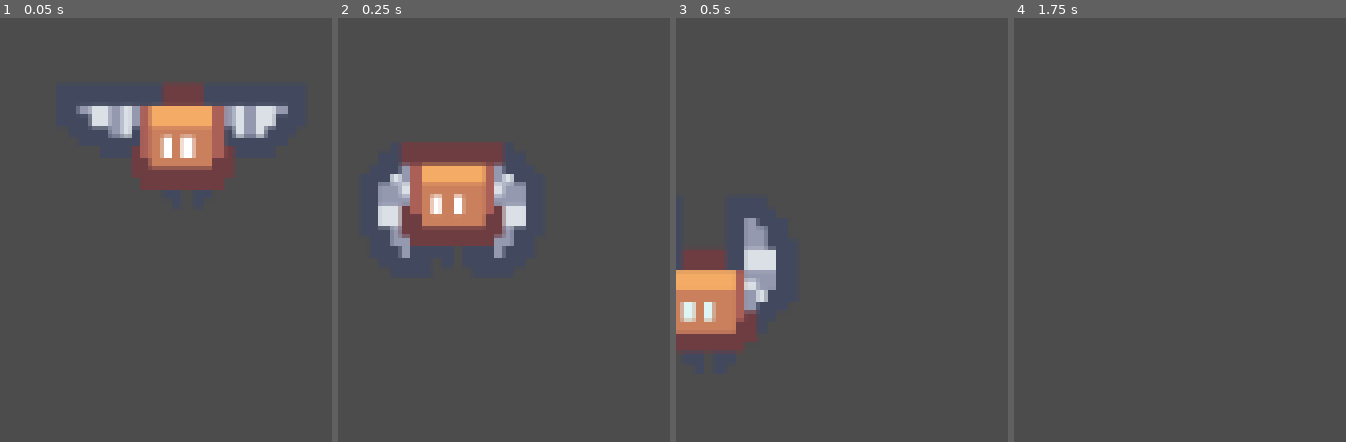
Above: before the commit, frames 1-4 (left to right).
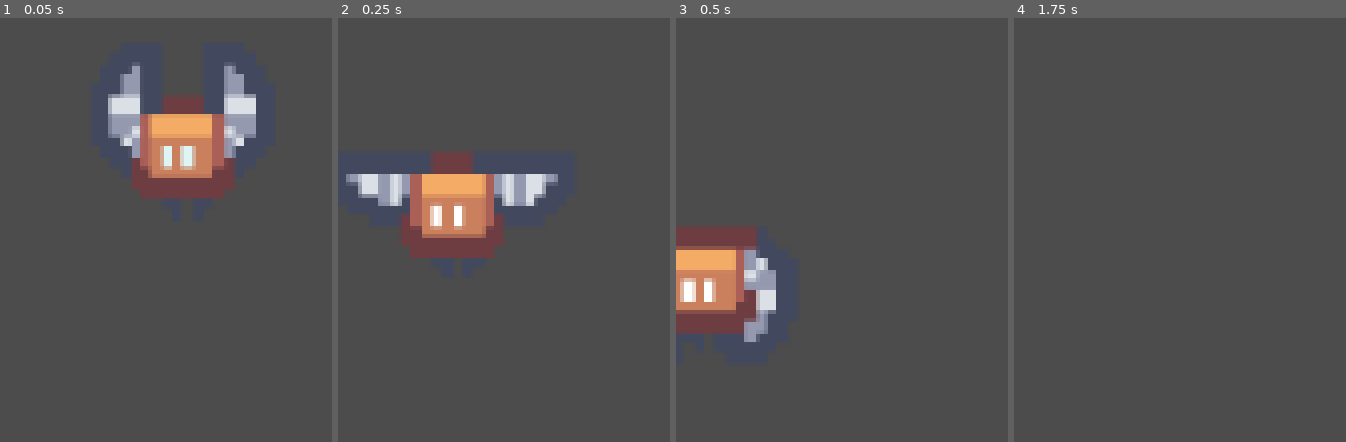
Above: after the commit, the same moments.

Repository: FastShowDev/Treinamento2022_01_Cabeca
Game: Godot game, scene res://Objects/bat.tscn
Same seed, same stepped clock (60 frames per second), same inputs: the game is played once before the commit and once after it. This scene is started directly instead of the project's main scene.
Inputs (mouse positions are in pixels of both pictures, inside the frame that each line leads up to):
- Up to frame 1 (0.05 s): no input
- Up to frame 2 (0.25 s): no input
- Up to frame 3 (0.5 s): no input
- Up to frame 4 (1.75 s): move the mouse to (outside the picture) at 0.52 s; click (outside the picture) at 0.6 s; tap Enter at 1.25 s; move the mouse to (outside the picture) at 1.27 s; click (outside the picture) at 1.35 s

The runs differ from the first frame. In frame 1, 6.4% of the frame differs, in the area x 22-87%, y 10-43%; in frame 2, 7.5%, in the area x 2-67%, y 29-57%; in frame 3, 7.3%; in frame 4, nothing differs.

Commit message:
DungeonRoom0 - Primeira sala ao entrar na dungeon

Diff:
--- a/Objects/bat.tscn
+++ b/Objects/bat.tscn
@@ -28,12 +28,9 @@
 position = Vector2( 64, 80 )
 scale = Vector2( 3.33333, 3.33333 )
 frames = SubResource( 2 )
-frame = 1
 playing = true
 
 [node name="AnimationPlayer" type="AnimationPlayer" parent="."]
-
-[node name="detectors" type="Node2D" parent="."]
 
 [node name="ray_wall_y" type="RayCast2D" parent="."]
 position = Vector2( 64, 80 )
--- a/Scenes/Dungeon.tscn
+++ b/Scenes/Dungeon.tscn
@@ -1,8 +1,7 @@
-[gd_scene load_steps=11 format=2]
+[gd_scene load_steps=10 format=2]
 
 [ext_resource path="res://Tiles/Dungeon/FirstLayer.tscn" type="PackedScene" id=1]
 [ext_resource path="res://Assets/roguelike-pack/Spritesheet/roguelikeSheet_transparent.png" type="Texture" id=2]
-[ext_resource path="res://Objects/bat.tscn" type="PackedScene" id=3]
 
 [sub_resource type="ConvexPolygonShape2D" id=2]
 points = PoolVector2Array( 0, 0, 16, 0, 16, 16, 0, 16 )
@@ -162,6 +161,3 @@
 cell_size = Vector2( 16, 16 )
 format = 1
 tile_data = PoolIntArray( 0, 0, 0, 1, 5, 0, 2, 5, 0, 3, 5, 0, 4, 5, 0, 5, 5, 0, 6, 5, 0, 9, 5, 0, 10, 5, 0, 11, 5, 0, 1 …(416 unchanged characters)…
-
-[node name="bat" parent="." instance=ExtResource( 3 )]
-position = Vector2( 592, 256 )
--- /dev/null
+++ b/Scenes/DungeonRoom0.tscn
@@ -0,0 +1,240 @@
+[gd_scene load_steps=8 format=2]
+
+[ext_resource path="res://Assets/roguelike-pack/Spritesheet/roguelikeSheet_transparent.png" type="Texture" id=1]
+[ext_resource path="res://Scenes/Dungeon.tscn" type="PackedScene" id=2]
+
+[sub_resource type="TileSet" id=1]
+0/name = "roguelikeSheet_transparent.png 0"
+0/texture = ExtResource( 1 )
+0/tex_offset = Vector2( 0, 0 )
+0/modulate = Color( 1, 1, 1, 1 )
+0/region = Rect2( 136, 170, 16, 16 )
+0/tile_mode = 0
+0/occluder_offset = Vector2( 0, 0 )
+0/navigation_offset = Vector2( 0, 0 )
+0/shape_offset = Vector2( 0, 0 )
+0/shape_transform = Transform2D( 1, 0, 0, 1, 0, 0 )
+0/shape_one_way = false
+0/shape_one_way_margin = 0.0
+0/shapes = [  ]
+0/z_index = 0
+1/name = "roguelikeSheet_transparent.png 1"
+1/texture = ExtResource( 1 )
+1/tex_offset = Vector2( 0, 0 )
+1/modulate = Color( 1, 1, 1, 1 )
+1/region = Rect2( 51, 323, 16, 16 )
+1/tile_mode = 0
+1/occluder_offset = Vector2( 0, 0 )
+1/navigation_offset = Vector2( 0, 0 )
+1/shape_offset = Vector2( 0, 0 )
+1/shape_transform = Transform2D( 1, 0, 0, 1, 0, 0 )
+1/shape_one_way = false
+1/shape_one_way_margin = 0.0
+1/shapes = [  ]
+1/z_index = 0
+
+[sub_resource type="ConvexPolygonShape2D" id=2]
+points = PoolVector2Array( 0, 16, 16, 16, 16, 33, 0, 33 )
+
+[sub_resource type="ConvexPolygonShape2D" id=3]
+points = PoolVector2Array( 0, 0, 16, 0, 16, 16, 0, 16 )
+
+[sub_resource type="ConvexPolygonShape2D" id=4]
+points = PoolVector2Array( 0, 0, 16, 0, 16, 16, 0, 16 )
+
+[sub_resource type="TileSet" id=5]
+0/name = "roguelikeSheet_transparent.png 0"
+0/texture = ExtResource( 1 )
+0/tex_offset = Vector2( 0, 0 )
+0/modulate = Color( 1, 1, 1, 1 )
+0/region = Rect2( 850, 170, 16, 33 )
+0/tile_mode = 0
+0/occluder_offset = Vector2( 0, 0 )
+0/navigation_offset = Vector2( 0, 0 )
+0/shape_offset = Vector2( 0, 0 )
+0/shape_transform = Transform2D( 1, 0, 0, 1, 0, 0 )
+0/shape = SubResource( 2 )
+0/shape_one_way = false
+0/shape_one_way_margin = 1.0
+0/shapes = [ {
+"autotile_coord": Vector2( 0, 0 ),
+"one_way": false,
+"one_way_margin": 1.0,
+"shape": SubResource( 2 ),
+"shape_transform": Transform2D( 1, 0, 0, 1, 0, 0 )
+} ]
+0/z_index = 0
+1/name = "roguelikeSheet_transparent.png 1"
+1/texture = ExtResource( 1 )
+1/tex_offset = Vector2( 0, 0 )
+1/modulate = Color( 1, 1, 1, 1 )
+1/region = Rect2( 884, 170, 16, 16 )
+1/tile_mode = 0
+1/occluder_offset = Vector2( 0, 0 )
+1/navigation_offset = Vector2( 0, 0 )
+1/shape_offset = Vector2( 0, 0 )
+1/shape_transform = Transform2D( 1, 0, 0, 1, 0, 0 )
+1/shape = SubResource( 3 )
+1/shape_one_way = false
+1/shape_one_way_margin = 1.0
+1/shapes = [ {
+"autotile_coord": Vector2( 0, 0 ),
+"one_way": false,
+"one_way_margin": 1.0,
+"shape": SubResource( 3 ),
+"shape_transform": Transform2D( 1, 0, 0, 1, 0, 0 )
+} ]
+1/z_index = 0
+2/name = "roguelikeSheet_transparent.png 2"
+2/texture = ExtResource( 1 )
+2/tex_offset = Vector2( 0, 0 )
+2/modulate = Color( 1, 1, 1, 1 )
+2/region = Rect2( 867, 187, 16, 16 )
+2/tile_mode = 0
+2/occluder_offset = Vector2( 0, 0 )
+2/navigation_offset = Vector2( 0, 0 )
+2/shape_offset = Vector2( 0, 0 )
+2/shape_transform = Transform2D( 1, 0, 0, 1, 0, 0 )
+2/shape = SubResource( 4 )
+2/shape_one_way = false
+2/shape_one_way_margin = 1.0
+2/shapes = [ {
+"autotile_coord": Vector2( 0, 0 ),
+"one_way": false,
+"one_way_margin": 1.0,
+"shape": SubResource( 4 ),
+"shape_transform": Transform2D( 1, 0, 0, 1, 0, 0 )
+} ]
+2/z_index = 0
+3/name = "roguelikeSheet_transparent.png 3"
+3/texture = ExtResource( 1 )
+3/tex_offset = Vector2( 0, 0 )
+3/modulate = Color( 1, 1, 1, 1 )
+3/region = Rect2( 884, 187, 16, 16 )
+3/tile_mode = 0
+3/occluder_offset = Vector2( 0, 0 )
+3/navigation_offset = Vector2( 0, 0 )
+3/shape_offset = Vector2( 0, 0 )
+3/shape_transform = Transform2D( 1, 0, 0, 1, 0, 0 )
+3/shape_one_way = false
+3/shape_one_way_margin = 0.0
+3/shapes = [  ]
+3/z_index = 0
+4/name = "roguelikeSheet_transparent.png 4"
+4/texture = ExtResource( 1 )
+4/tex_offset = Vector2( 0, 0 )
+4/modulate = Color( 1, 1, 1, 1 )
+4/region = Rect2( 901, 187, 16, 16 )
+4/tile_mode = 0
+4/occluder_offset = Vector2( 0, 0 )
+4/navigation_offset = Vector2( 0, 0 )
+4/shape_offset = Vector2( 0, 0 )
+4/shape_transform = Transform2D( 1, 0, 0, 1, 0, 0 )
+4/shape_one_way = false
+4/shape_one_way_margin = 0.0
+4/shapes = [  ]
+4/z_index = 0
+5/name = "roguelikeSheet_transparent.png 5"
+5/texture = ExtResource( 1 )
+5/tex_offset = Vector2( 0, 0 )
+5/modulate = Color( 1, 1, 1, 1 )
+5/region = Rect2( 901, 170, 16, 16 )
+5/tile_mode = 0
+5/occluder_offset = Vector2( 0, 0 )
+5/navigation_offset = Vector2( 0, 0 )
+5/shape_offset = Vector2( 0, 0 )
+5/shape_transform = Transform2D( 1, 0, 0, 1, 0, 0 )
+5/shape_one_way = false
+5/shape_one_way_margin = 0.0
+5/shapes = [  ]
+5/z_index = 0
+6/name = "roguelikeSheet_transparent.png 6"
+6/texture = ExtResource( 1 )
+6/tex_offset = Vector2( 0, 0 )
+6/modulate = Color( 1, 1, 1, 1 )
+6/region = Rect2( 867, 170, 16, 16 )
+6/tile_mode = 0
+6/occluder_offset = Vector2( 0, 0 )
+6/navigation_offset = Vector2( 0, 0 )
+6/shape_offset = Vector2( 0, 0 )
+6/shape_transform = Transform2D( 1, 0, 0, 1, 0, 0 )
+6/shape_one_way = false
+6/shape_one_way_margin = 0.0
+6/shapes = [  ]
+6/z_index = 0
+7/name = "roguelikeSheet_transparent.png 7"
+7/texture = ExtResource( 1 )
+7/tex_offset = Vector2( 0, 0 )
+7/modulate = Color( 1, 1, 1, 1 )
+7/region = Rect2( 527, 153, 16, 16 )
+7/tile_mode = 0
+7/occluder_offset = Vector2( 0, 0 )
+7/navigation_offset = Vector2( 0, 0 )
+7/shape_offset = Vector2( 0, 0 )
+7/shape_transform = Transform2D( 1, 0, 0, 1, 0, 0 )
+7/shape_one_way = false
+7/shape_one_way_margin = 0.0
+7/shapes = [  ]
+7/z_index = 0
+8/name = "roguelikeSheet_transparent.png 8"
+8/texture = ExtResource( 1 )
+8/tex_offset = Vector2( 0, 0 )
+8/modulate = Color( 1, 1, 1, 1 )
+8/region = Rect2( 510, 153, 16, 16 )
+8/tile_mode = 0
+8/occluder_offset = Vector2( 0, 0 )
+8/navigation_offset = Vector2( 0, 0 )
+8/shape_offset = Vector2( 0, 0 )
+8/shape_transform = Transform2D( 1, 0, 0, 1, 0, 0 )
+8/shape_one_way = false
+8/shape_one_way_margin = 0.0
+8/shapes = [  ]
+8/z_index = 0
+9/name = "roguelikeSheet_transparent.png 9"
+9/texture = ExtResource( 1 )
+9/tex_offset = Vector2( 0, 0 )
+9/modulate = Color( 1, 1, 1, 1 )
+9/region = Rect2( 493, 153, 16, 16 )
+9/tile_mode = 0
+9/occluder_offset = Vector2( 0, 0 )
+9/navigation_offset = Vector2( 0, 0 )
+9/shape_offset = Vector2( 0, 0 )
+9/shape_transform = Transform2D( 1, 0, 0, 1, 0, 0 )
+9/shape_one_way = false
+9/shape_one_way_margin = 0.0
+9/shapes = [  ]
+9/z_index = 0
+10/name = "roguelikeSheet_transparent.png 10"
+10/texture = ExtResource( 1 )
+10/tex_offset = Vector2( 0, 0 )
+10/modulate = Color( 1, 1, 1, 1 )
+10/region = Rect2( 476, 153, 16, 16 )
+10/tile_mode = 0
+10/occluder_offset = Vector2( 0, 0 )
+10/navigation_offset = Vector2( 0, 0 )
+10/shape_offset = Vector2( 0, 0 )
+10/shape_transform = Transform2D( 1, 0, 0, 1, 0, 0 )
+10/shape_one_way = false
+10/shape_one_way_margin = 0.0
+10/shapes = [  ]
+10/z_index = 0
+
+[node name="Node2D" type="Node2D"]
+
+[node name="Dungeon" parent="." instance=ExtResource( 2 )]
+
+[node name="Terrain" type="Node2D" parent="."]
+
+[node name="FirstLayer" type="TileMap" parent="Terrain"]
+scale = Vector2( 4, 4 )
+tile_set = SubResource( 1 )
+cell_size = Vector2( 16, 16 )
+format = 1
+tile_data = PoolIntArray( 131085, 1, 0, 196610, 1, 0, 262152, 1, 0, 393220, 1, 0, 393223, 1, 0, 393224, 1, 0, 458758, 1, 0, 458759, 1, 0, 458761, 1, 0, 458765, 1, 0, 524291, 1, 0, 524293, 1, 0, 524294, 1, 0, 524295, 1, 0, 524296, 1, 0, 524297, 1, 0, 524298, 1, 0, 524337, 0, 0, 589831, 1, 0, 589832, 1, 0 )
+
+[node name="Decoration" type="TileMap" parent="Terrain"]
+scale = Vector2( 4, 4 )
+tile_set = SubResource( 5 )
+cell_size = Vector2( 16, 16 )
+format = 1
+tile_data = PoolIntArray( 131078, 0, 0, 131081, 0, 0, 131085, 7, 0, 196610, 1, 0, 196620, 1, 0, 262146, 0, 0, 262150, 0, 0, 262152, 7, 0, 262153, 0, 0, 262156, 0, 0, 393218, 0, 0, 393220, 7, 0, 393223, 10, 0, 393228, 0, 0, 458765, 10, 0, 524293, 7, 0, 524298, 10, 0 )
